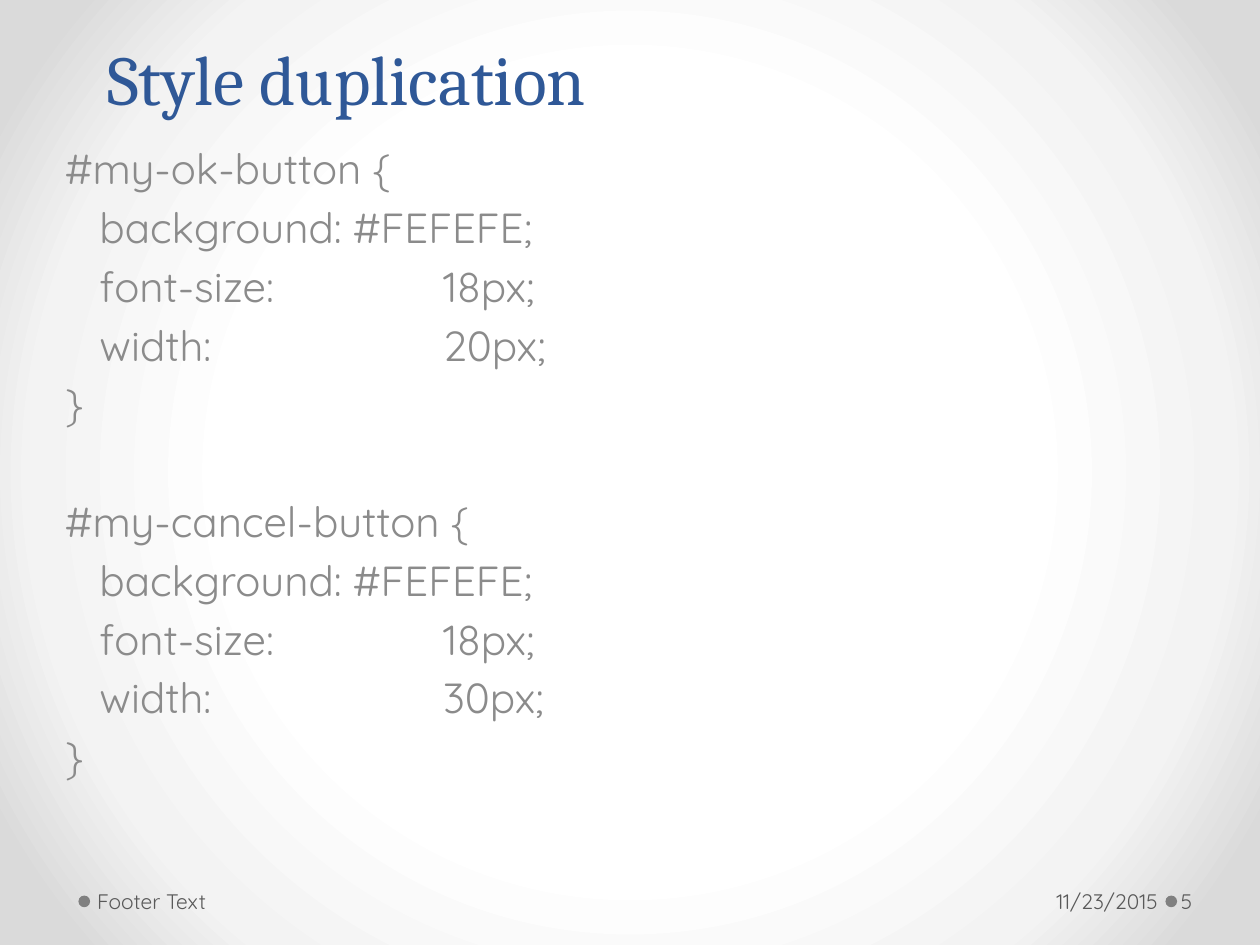
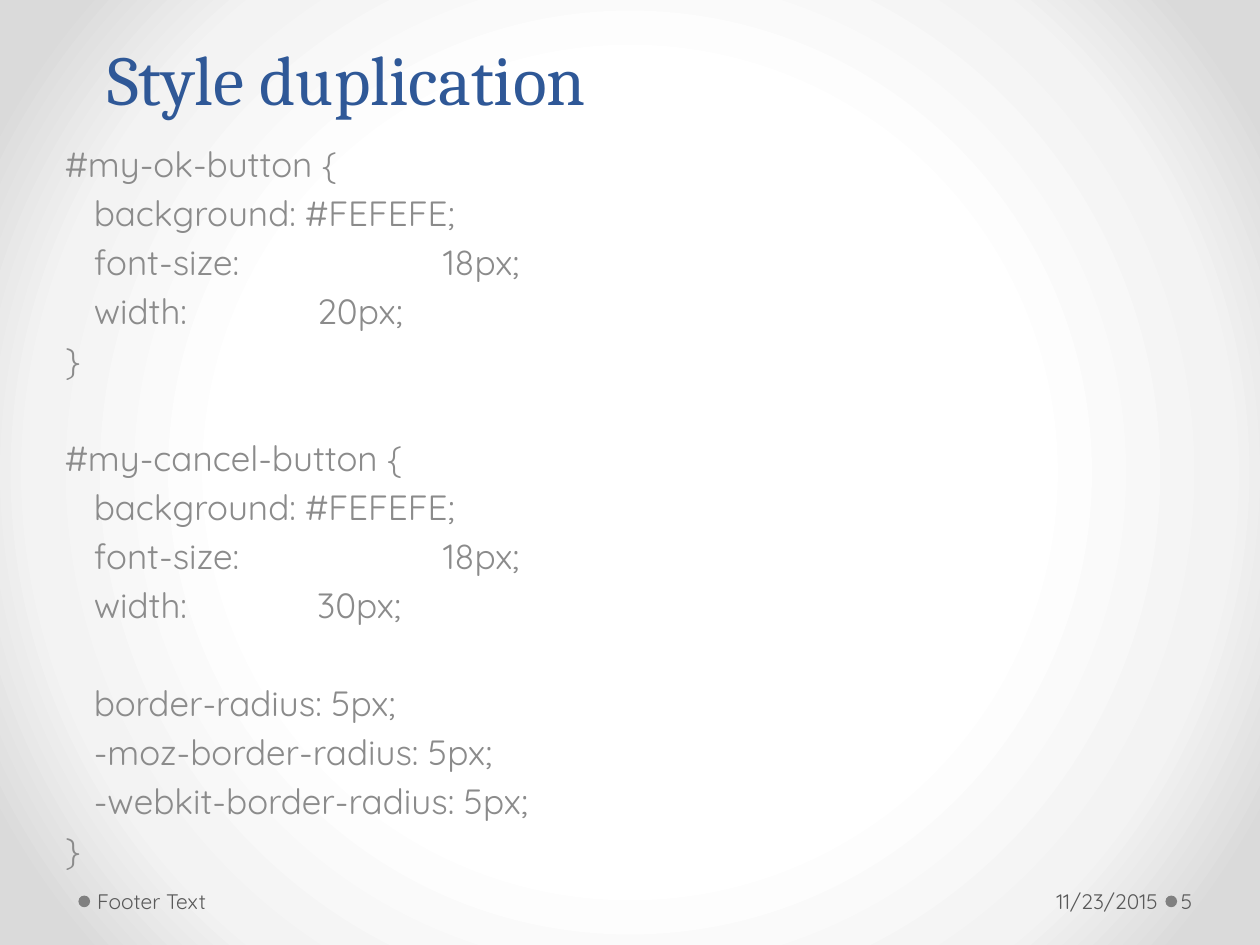
Before and after one commit to h-t-tran/work, a slide deck: slide 5 of brownbag/less/tech-presentation-less.pptx. Drawn at 1260x945 pixels with LibreOffice and Linux fonts; fonts in the diff are those of the drawing. Boxes give left, top, right and bottom in pixels: in the first picture for what was removed or moved away, otherwise in the second. Text is boxed around its words. In the diff, an @@ line names an element or a change of style, - is before the commit and + after.

```diff
--- a/brownbag/less/tech-presentation-less.pptx
+++ b/brownbag/less/tech-presentation-less.pptx
@@ subtitle at bbox=[65, 151, 519, 625]: size 24 to 20 pt in "#my-ok-button {", "background: #FEFEFE;", "font-size: 18px;", "width: 20px;" and 6 more places @@
@@ subtitle at bbox=[94, 690, 528, 821]: paragraphs added @@
+border-radius: 5px;
+-moz-border-radius: 5px;
+-webkit-border-radius: 5px;
```
Also in this commit, not shown: 8 slides added, 14 other files.
